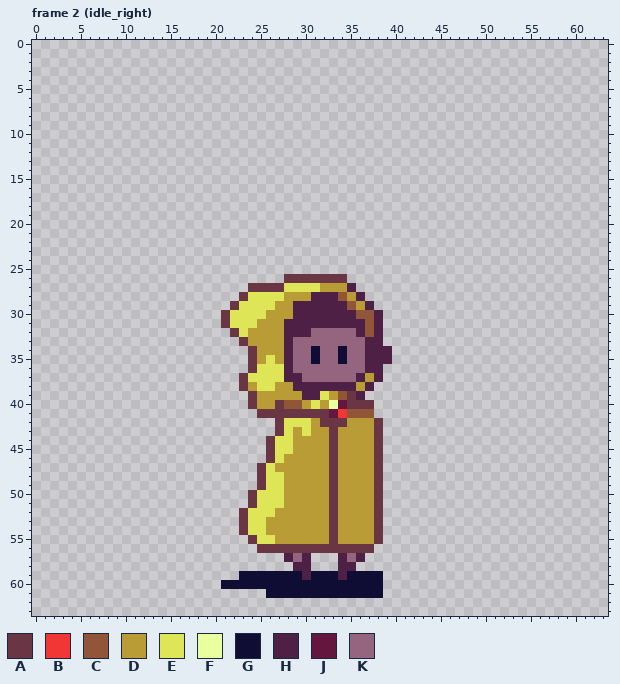
Edited in one commit: pixel-art file (assets/player/littlemage.aseprite). The picture above was drawn from the file before the commit.
64x64 pixels, 85 frames. Shown: frame 2 (idle_right). The commit also changed other frames, which this record leaves out.
Palette (. is transparent): A #6a3643  B #f23535  C #915637  D #b99c36  E #dee556  F #eaffa0  G #100d35  H #4f2045  J #65163f  K #95647e
Pixels before, frame 2 (idle_right) (only the part around the change), first column x 11:
41 ..............AAAAAAAAJBCCC..
42 ................AEEEDAAADDDA.
43 ................AEDEDDADDDDA.
44 ...............AEEDDDDADDDDA.
45 ...............AEEDDDDADDDDA.
46 ...............AEDDDDDADDDDA.
47 ..............AEDDDDDDADDDDA.
48 ..............AEEDDDDDADDDDA.
49 ..............AEEDDDDDADDDDA.
50 .............AEEEDDDDDADDDDA.
51 .............AEEEDDDDDADDDDA.
52 ............AEEEDDDDDDADDDDA.
53 ............AEEDDDDDDDADDDDA.
54 ............AEEDDDDDDDADDDDA.
55 .............AEEDDDDDDADDDDA.
56 ..............AAAAAAAAAAAAA..
57 .................HKH...HKH...
58 ..................HH...HH....
59 ............GGGGGGGHGGGHGGGG.
60 ..........GGGGGGGGGGGGGGGGGG.
And afterwards:
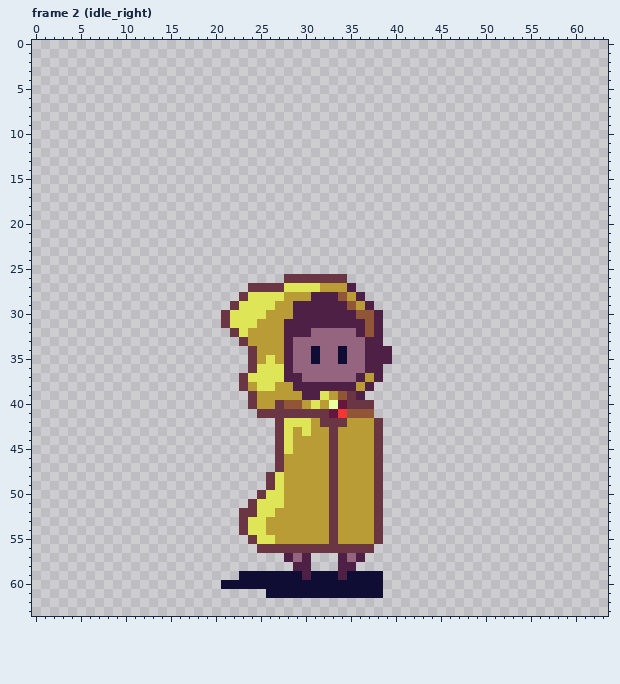
Commit: art littlemage dash anim
What changed:
Frame 2 (idle_right):
The author changed colour D to colour A in row 47 at x 27.
The author changed colour E to colour A in rows 44 to 46 at x 27; in rows 48 to 49 at x 26; in row 50 at x 25; in row 52 at x 24.
The edit erases colour A in rows 44 to 46 at x 26; in rows 47 to 49 at x 25; in row 50 at x 24.
The edit erases colour E in row 47 at x 26.
